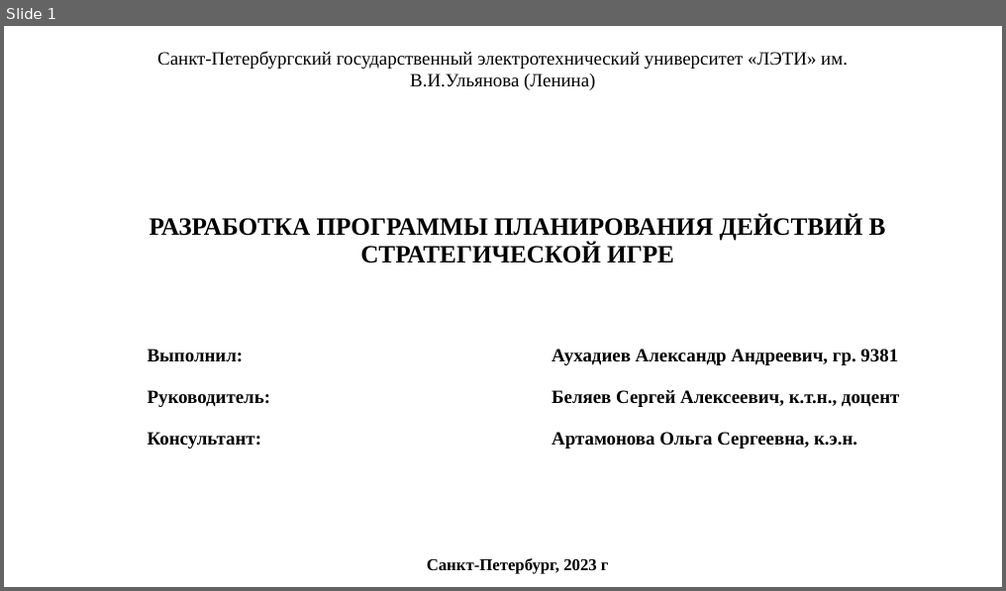
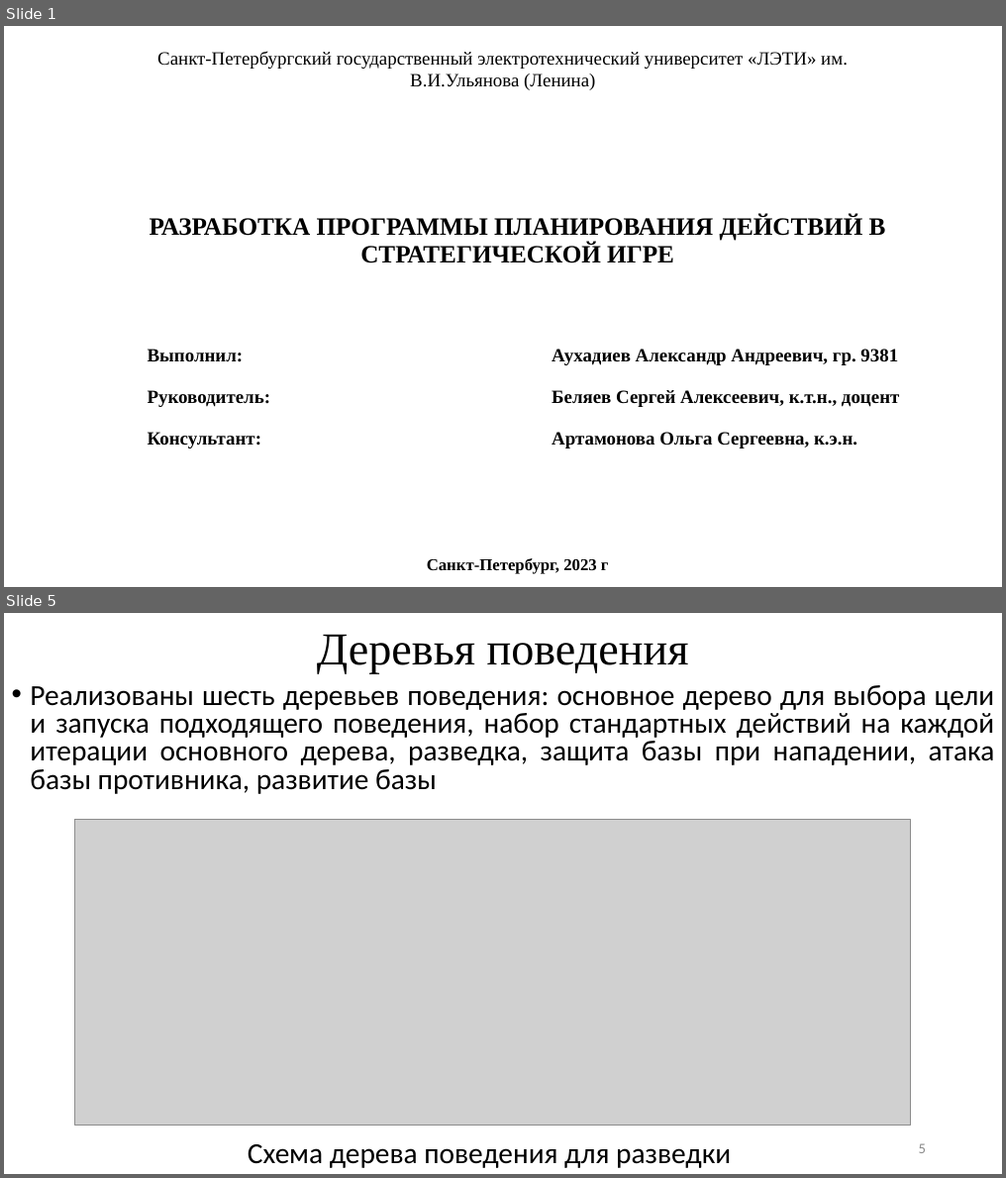
Before and after one commit to Auhadiev/StarCraftBotBTs, a slide deck: Диплом/2023ВКР938102АУХАДИЕВ.pptx. Shown one above the other, each under a label of ours: slide 1 before the commit, slides 1 and 5 after it; the slides between them are not shown. The pictures are 1006x591 and 1006x1178 pixels, drawn with LibreOffice and Linux fonts; fonts in the diff are those of the drawing; grey boxes stand for pictures. Boxes give left, top, right and bottom in pixels: in the first picture for what was removed or moved away, otherwise in the second. Text is boxed around its words. In the diff, an @@ line names an element or a change of style, - is before the commit and + after.

```diff
--- a/Диплом/2023ВКР938102АУХАДИЕВ.pptx
+++ b/Диплом/2023ВКР938102АУХАДИЕВ.pptx
@@ slide 5 added at [4, 613, 1002, 1174], background #FFFFFF @@
@@ title added at [317, 634, 689, 673], 44 pt, text #000000 @@
+Деревья поведения
@@ text added at [30, 685, 995, 794], 28 pt, text #000000 @@
+• Реализованы шесть деревьев поведения: основное дерево для выбора цели и запуска подходящего поведения, набор стандартных действий на каждой итерации основного дерева, разведка, защита базы при нападении, атака базы противника, развитие базы
@@ picture added at [75, 819, 911, 1125] @@
@@ text added at [248, 1145, 731, 1168], 28 pt, text #000000 @@
+Схема дерева поведения для разведки
@@ page number added at [919, 1144, 926, 1154], 14 pt, text #8C8C8C @@
+5
```
Also in this commit, not shown: 12 slides changed, 9 other slides added, 4 slides removed, 15 other files.
